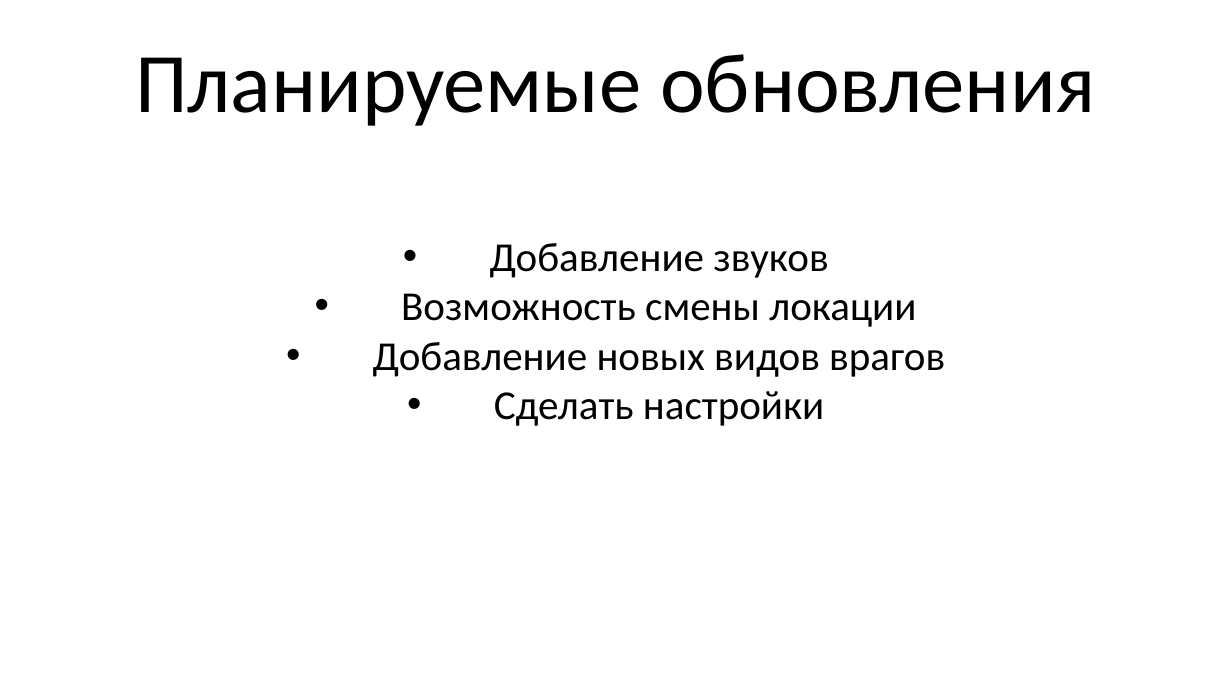
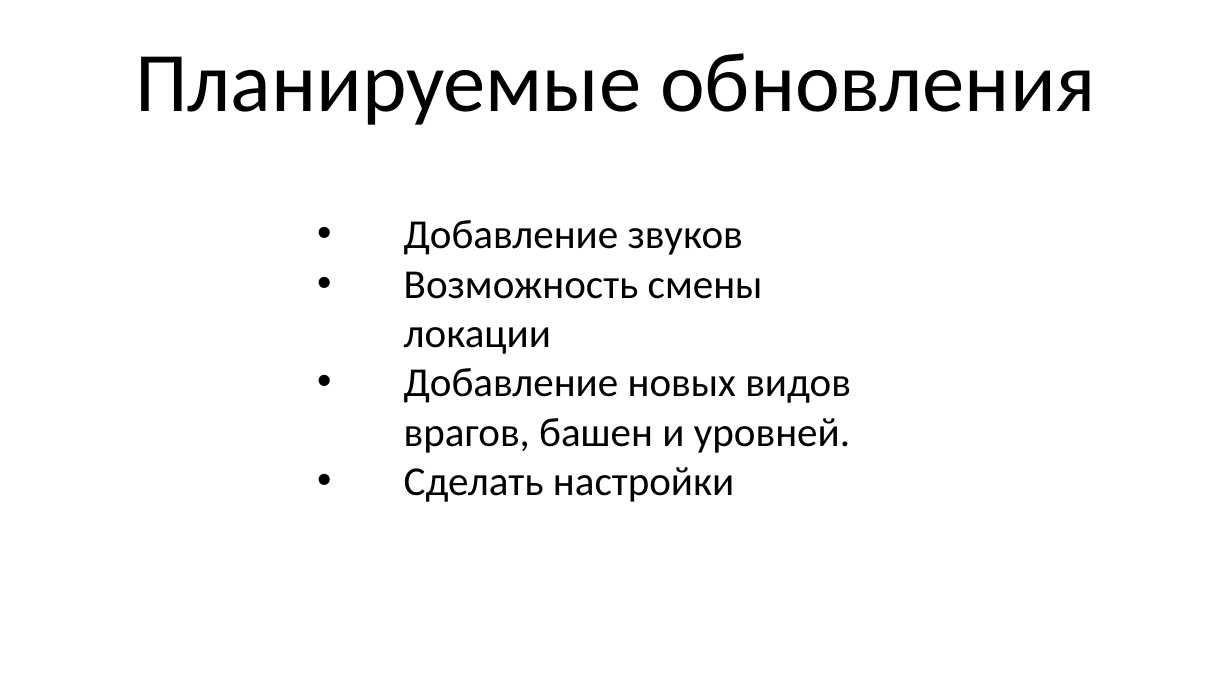
Before and after one commit to LenaSup/PyGame_project, a slide deck: slide 7 of Презентация.pptx. Drawn at 1232x693 pixels with LibreOffice and Linux fonts; fonts in the diff are those of the drawing; background and template pictures are left out. Boxes give left, top, right and bottom in pixels: in the first picture for what was removed or moved away, otherwise in the second. Text is boxed around its words. In the diff, an @@ line names an element or a change of style, - is before the commit and + after.

```diff
--- a/Презентация.pptx
+++ b/Презентация.pptx
@@ text "Добавление звуков": place and size @@
-text "Добавление звуков" at box(135, 54, 1096, 426)
+text "Добавление звуков" at box(404, 220, 851, 502)
@@ text at box(404, 220, 763, 502): alignment centre to left @@
@@ text at box(404, 368, 851, 453): text changed @@
-• Добавление новых видов врагов
+• Добавление новых видов врагов, башен и уровней.
```
Also in this commit, not shown: 1 other slide changed, 1 other file.
